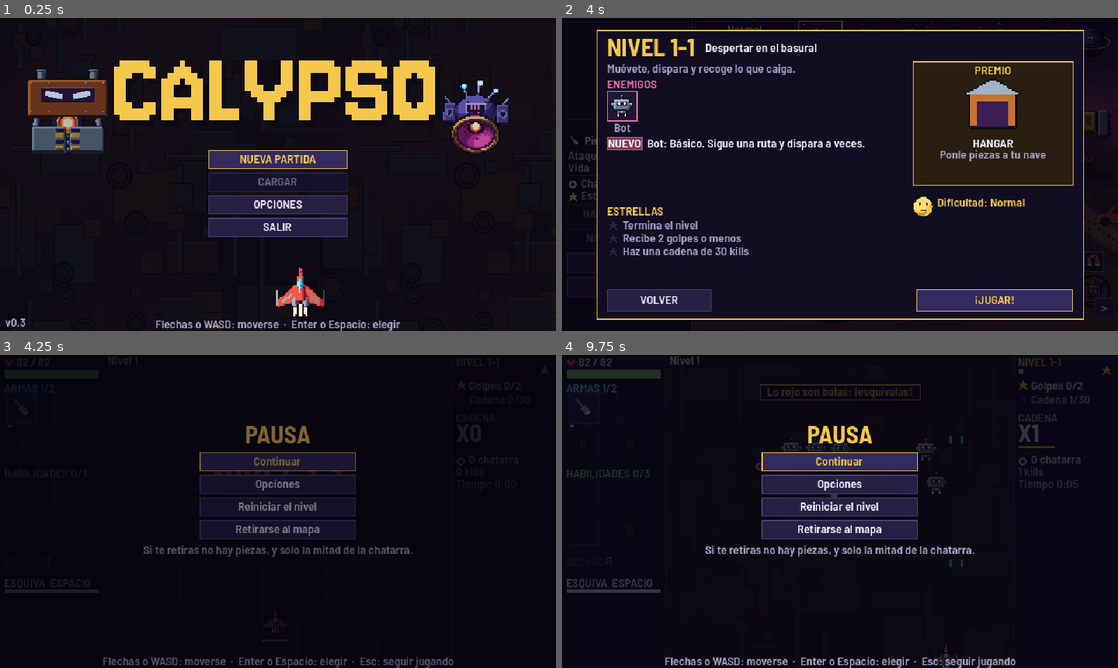
Above: before the commit, frames 1-4 (two rows, left to right).
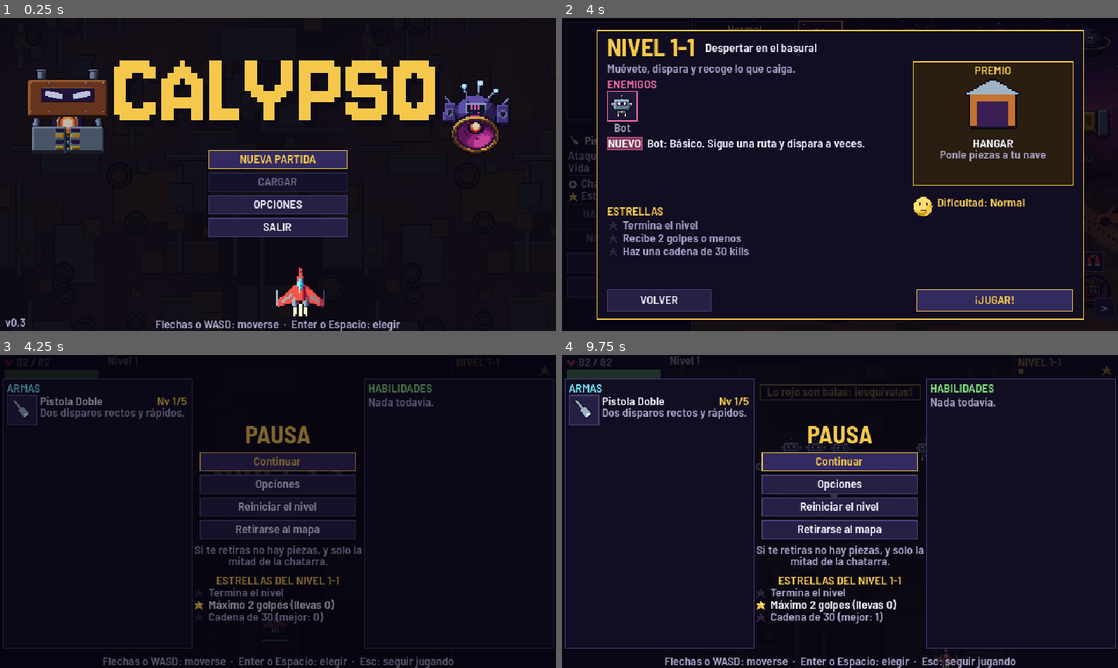
Above: after the commit, the same moments.

Repository: ivanmaxor/Calypso-GM
Game: Godot game, scene res://escenas/principal.tscn
The game is run twice, just before and just after one commit, with the same random seed, the same clock (stepped at 60 frames per second) and the same inputs.
Inputs (mouse positions are in pixels of both pictures, inside the frame that each line leads up to):
- Up to frame 1 (0.25 s): no input
- Up to frame 2 (4 s): tap Enter (ui_accept) at 0.5, 0.77, 0.8, 1.07, 1.35, 1.52, 1.82, 2.3, 3.02, 3.32, 3.77, 3.8 s; move the mouse to (962, 158) at 0.52 s; hold D (mover_derecha) 0.53-1.28 s; hold X (desync) 0.53-1.28 s; click (962, 158) at 0.67 s; move the mouse to (728, 190) at 1.27 s; hold S (mover_abajo) 1.28-2.03 s; click (728, 190) at 1.42 s; tap X (desync) at 1.55, 3.05 s; move the mouse to (895, 105) at 2.02 s; hold D (mover_derecha) 2.03-2.78 s; hold X (desync) 2.03-2.78 s; click (895, 105) at 2.17 s; move the mouse to (812, 237) at 2.77 s; hold W (mover_arriba) 2.78-3.53 s; tap J (disparar) at 2.85 s; click (812, 237) at 2.92 s; move the mouse to (1006, 221) at 3.52 s; hold A (mover_izquierda) from 3.53 s (still down); hold Space (esquivar) from 3.53 s (still down); click (1006, 221) at 3.67 s
- Up to frame 3 (4.25 s): keep holding A (mover_izquierda); keep holding Space (esquivar); tap Enter (ui_accept) at 4.07 s; tap Escape (pausa) at 4.15 s
- Up to frame 4 (9.75 s): release A (mover_izquierda) at 4.25 s; release Space (esquivar) at 4.25 s; click "Reiniciar el nivel" at 4.25 s; move the mouse to (673, 464) at 5.02 s; hold A (mover_izquierda) 5.03-5.78 s; tap Shift (foco) at 5.1 s; click (673, 464) at 5.17 s; tap Enter (ui_accept) at 5.27, 5.57, 6.77, 7.07, 8.27, 8.57 s; tap X (desync) at 5.3, 6.8, 8.3 s; move the mouse to (867, 511) at 5.77 s; hold S (mover_abajo) 5.78-6.53 s; hold Enter (ui_accept) 5.78-6.53 s; tap Keypad Enter at 5.85 s; click (867, 511) at 5.92 s; move the mouse to (756, 433) at 6.52 s; hold D (mover_derecha) 6.53-7.28 s; tap Delete at 6.6 s; click (756, 433) at 6.67 s; move the mouse to (962, 495) at 7.27 s; hold W (mover_arriba) 7.28-8.03 s; hold Enter (ui_accept) 7.28-8.03 s; tap Q at 7.35 s; click (962, 495) at 7.42 s; move the mouse to (728, 527) at 8.02 s; hold D (mover_derecha) 8.03-8.78 s; tap E at 8.1 s; click (728, 527) at 8.17 s; move the mouse to (895, 442) at 8.77 s; hold S (mover_abajo) 8.78-9.53 s; hold Enter (ui_accept) 8.78-9.53 s; tap F at 8.85 s; click (895, 442) at 8.92 s; move the mouse to (812, 574) at 9.52 s; hold A (mover_izquierda) from 9.53 s (still down); tap P at 9.6 s; click (812, 574) at 9.67 s

Frames 1-2 are identical in both runs. In frame 3, 3.7% of the frame differs, in the area x 0-100%, y 7-94%; in frame 4, 5.5%.

Commit message:
M16 y M17: la pausa muestra lo equipado y cómo vas con las estrellas

Diff:
--- a/juego/pantallas/pausa.gd
+++ b/juego/pantallas/pausa.gd
@@ -1,5 +1,14 @@
 extends Control
-## Menú de pausa dentro de una partida.
+## Menú de pausa dentro de una partida. A los lados, lo que llevas equipado (M16); al centro, cómo
+## vas con las estrellas del nivel (M17), porque el fondo oscuro tapa el HUD.
+
+## Columnas de armas (izquierda) y habilidades (derecha).
+const COL_X := [8.0, 424.0]
+const COL_ANCHO := 208.0
+const COL_Y := 30.0
+const COL_FIN := 334.0
+const ESTRELLAS_Y := 238.0
+const CENTRO_ANCHO := 196.0
 
 var combate: Node
 var botones: Array[Button] = []
@@ -38,7 +47,91 @@
 func _dibujar_textos(c: Control) -> void:
 	UI.tc(c, 320, 76, "PAUSA", UI.C_ORO, 2, true)
 	if aviso_salir != "":
-		UI.tc(c, 320, 216, aviso_salir, UI.C_GRIS)
+		var ya := 216.0
+		for lin in UI.partir(aviso_salir, CENTRO_ANCHO):
+			UI.tc(c, 320, ya, lin, UI.C_GRIS)
+			ya += 13
+	if combate == null:
+		return
+	_columna(c, 0, "ARMAS", UI.C_CIAN, entradas("armas"))
+	_columna(c, 1, "HABILIDADES", UI.C_VERDE, entradas("habs"))
+	var y := ESTRELLAS_Y + 13.0 * maxf(UI.partir(aviso_salir, CENTRO_ANCHO).size() - 1, 0)
+	for e in estrellas():
+		var lineas := UI.partir(e.txt, CENTRO_ANCHO - 18.0)
+		var x0 := 320.0 - CENTRO_ANCHO / 2.0
+		if e.has("ok"):
+			c.draw_texture(Datos.tex("ui_estrella" if e.ok else "ui_estrella_vacia"), Vector2(x0, y + 2))
+			for lin in lineas:
+				UI.t(c, x0 + 18, y, lin, UI.C_TEXTO if e.ok else UI.C_GRIS)
+				y += 13
+		else:
+			UI.tc(c, 320, y, e.txt, UI.C_ORO)
+			y += 13
+		y += 1
+
+
+func _columna(c: Control, lado: int, titulo: String, col: Color, lista: Array) -> void:
+	var x: float = COL_X[lado]
+	var y := COL_Y
+	# panel opaco: el HUD de abajo no se transparenta entre las letras
+	UI.marco(c, Rect2(x - 5, y - 3, COL_ANCHO + 10, COL_FIN - y + 6), UI.C_FONDO, UI.C_LINEA)
+	UI.t(c, x, y, titulo, col)
+	y += 16
+	if lista.is_empty():
+		UI.t(c, x, y, "Nada todavía.", UI.C_GRIS)
+		return
+	for e in lista:
+		var r := Rect2(x, y, 34, 34)
+		UI.marco(c, r, UI.C_PANEL2, UI.C_ORO if e.evo else UI.C_LINEA)
+		c.draw_texture(Datos.tex(e.icono), Vector2(x + 1, y + 1))
+		UI.t(c, x + 38, y - 1, e.nombre, UI.C_ORO if e.evo else UI.C_TEXTO)
+		var niv: String = e.nivel
+		UI.t(c, x + COL_ANCHO - UI.ancho(niv), y - 1, niv, UI.C_ORO)
+		var yy := y + 12.0
+		for lin in e.desc:
+			UI.t(c, x + 38, yy, lin, UI.C_GRIS)
+			yy += 13
+		y = maxf(yy, y + 34.0) + 6.0
+
+
+## Lo que llevas: [{icono, nombre, nivel, desc (líneas), evo}]. Las armas evolucionadas muestran su evolución.
+func entradas(tipo: String) -> Array:
+	var r := []
+	var ancho_txt := COL_ANCHO - 38.0
+	if tipo == "armas":
+		for a in combate.arsenal.armas:
+			var d: Dictionary = Datos.ARMAS[a.id]
+			var nombre: String = d.evo.nombre if a.evo else d.nombre
+			var desc: String = d.evo.desc if a.evo else d.desc
+			var niv := "EVO" if a.evo else "Nv %d/%d" % [a.nivel, Datos.NIVEL_MAX_CARTA]
+			r.append(_entrada("icono_" + a.id, nombre, niv, desc, a.evo, ancho_txt))
+	else:
+		for id in combate.habs:
+			var h: Dictionary = Datos.HABILIDADES[id]
+			var niv := "Nv %d/%d" % [combate.habs[id], Datos.max_hab(id)]
+			r.append(_entrada("icono_" + id, h.nombre, niv, h.desc, false, ancho_txt))
+	return r
+
+
+func _entrada(icono: String, nombre: String, niv: String, desc: String, evo: bool, ancho_txt: float) -> Dictionary:
+	# el nombre comparte línea con el nivel: si no caben, el nombre se acorta
+	var max_nombre := ancho_txt - UI.ancho(niv) - 6.0
+	while UI.ancho(nombre) > max_nombre and nombre.length() > 3:
+		nombre = nombre.substr(0, nombre.length() - 2) + "."
+	return {"icono": icono, "nombre": nombre, "nivel": niv, "desc": UI.partir(desc, ancho_txt), "evo": evo}
+
+
+## Las estrellas del nivel y cómo vas, como en el panel del mapa. En Infinito y Ruleta no hay.
+func estrellas() -> Array:
+	var nv: Dictionary = combate.nivel
+	if combate.modo_nivel != "normal" or not nv.has("golpes"):
+		return []
+	return [
+		{"txt": "ESTRELLAS DEL NIVEL " + str(combate.nivel_id)},
+		{"txt": "Termina el nivel", "ok": false},
+		{"txt": "Máximo %d golpes (llevas %d)" % [nv.golpes, combate.golpes], "ok": combate.golpes <= nv.golpes},
+		{"txt": "Cadena de %d (mejor: %d)" % [nv.cadena, combate.max_cadena], "ok": combate.max_cadena >= nv.cadena},
+	]
 
 
 func _unhandled_input(ev: InputEvent) -> void:
--- a/juego/pruebas/pruebas.gd
+++ b/juego/pruebas/pruebas.gd
@@ -299,6 +299,9 @@
 		c.barra = float(args.barra)
 	if args.has("ruleta"):
 		c.ruleta_forzada = Array(args.ruleta.split(","))
+	# --pausa: abre el menú de pausa al partir, para capturarlo
+	if args.has("pausa"):
+		c.abrir_pausa.call_deferred()
 
 
 func _marcar_vistos() -> void:
@@ -2979,6 +2982,7 @@
 	_tests_partida()
 	_tests_datos()
 	_tests_combate()
+	_tests_pausa_equipo()
 	_tests_armas()
 	load("res://pruebas/prueba_audio.gd").correr(_ok)
 	print("[tests] pasadas=%d fallos=%d" % [pasadas, fallos])
@@ -3560,6 +3564,55 @@
 	Partida.nuevo()
 
 
+
+## M16 y M17: la pausa muestra lo equipado y las estrellas, y todo cabe en su columna.
+func _tests_pausa_equipo() -> void:
+	Partida.nuevo()
+	Partida.nivel_sel = "1-5"
+	var c = load("res://combate/combate.gd").new()
+	add_child(c)
+	c.set_physics_process(false)
+	# lo más largo posible: todas las armas y habilidades, de a 4 (el tope de ranuras)
+	var armas: Array = Datos.ARMAS.keys()
+	var habs: Array = Datos.HABILIDADES.keys()
+	var P = load("res://pantallas/pausa.gd")
+	var k := 0
+	while k < maxi(armas.size(), habs.size()):
+		for a in c.arsenal.armas.duplicate():
+			c.arsenal.armas.erase(a)
+		c.habs.clear()
+		for j in Datos.TOPE_ARMAS:
+			if k + j < armas.size():
+				var ar = c.arsenal.agregar(armas[k + j])
+				ar.evo = j % 2 == 1
+		for j in Datos.TOPE_HABS:
+			if k + j < habs.size():
+				c.habs[habs[k + j]] = Datos.max_hab(habs[k + j])
+		var p = P.new()
+		p.combate = c
+		for tipo in ["armas", "habs"]:
+			var lista: Array = p.entradas(tipo)
+			var y: float = P.COL_Y + 16.0
+			for e in lista:
+				_ok(UI.ancho(e.nombre) + 6.0 + UI.ancho(e.nivel) <= P.COL_ANCHO - 38.0, "el nombre y el nivel caben en la pausa: " + e.nombre)
+				for lin in e.desc:
+					_ok(UI.ancho(lin) <= P.COL_ANCHO - 38.0, "la descripción cabe en la pausa: " + lin)
+				y = maxf(y + 12.0 + 13.0 * e.desc.size(), y + 34.0) + 6.0
+			_ok(y <= P.COL_FIN, "la columna de %s cabe en la pantalla (%d)" % [tipo, int(y)])
+		_ok(p.entradas("armas").size() == c.arsenal.armas.size() and p.entradas("habs").size() == c.habs.size(), "se ve todo lo equipado")
+		p.free()
+		k += 4
+	var p2 = P.new()
+	p2.combate = c
+	var est: Array = p2.estrellas()
+	_ok(est.size() == 4, "en un nivel normal se ven las 3 estrellas")
+	for e in est:
+		_ok(UI.partir(e.txt, P.CENTRO_ANCHO - 18.0).size() == 1, "la estrella cabe en una línea: " + e.txt)
+	p2.free()
+	c.queue_free()
+	Partida.nuevo()
+
+
 ## Para mirar un arma en capturas (--vitrina): enemigos en formación que disparan y reaparecen,
 ## y la nave que barre de lado a lado. --vit_nave=Y pone la nave a esa altura; --vit_quieta no la mueve.
 var vitrina_lista := []
